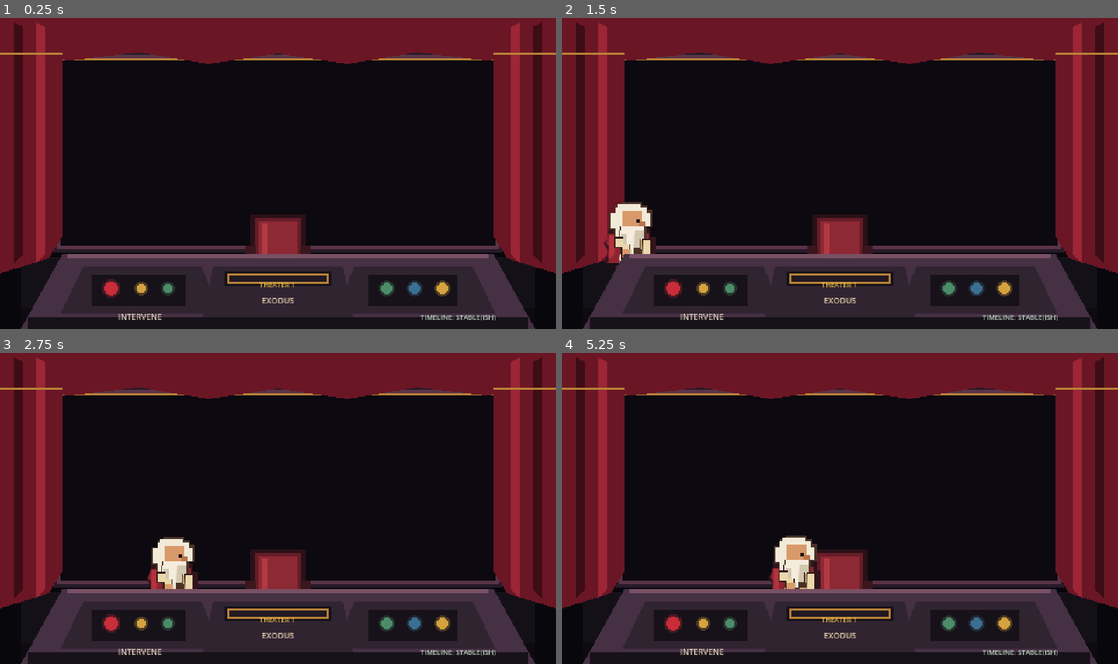
Above: before the commit, frames 1-4 (two rows, left to right).
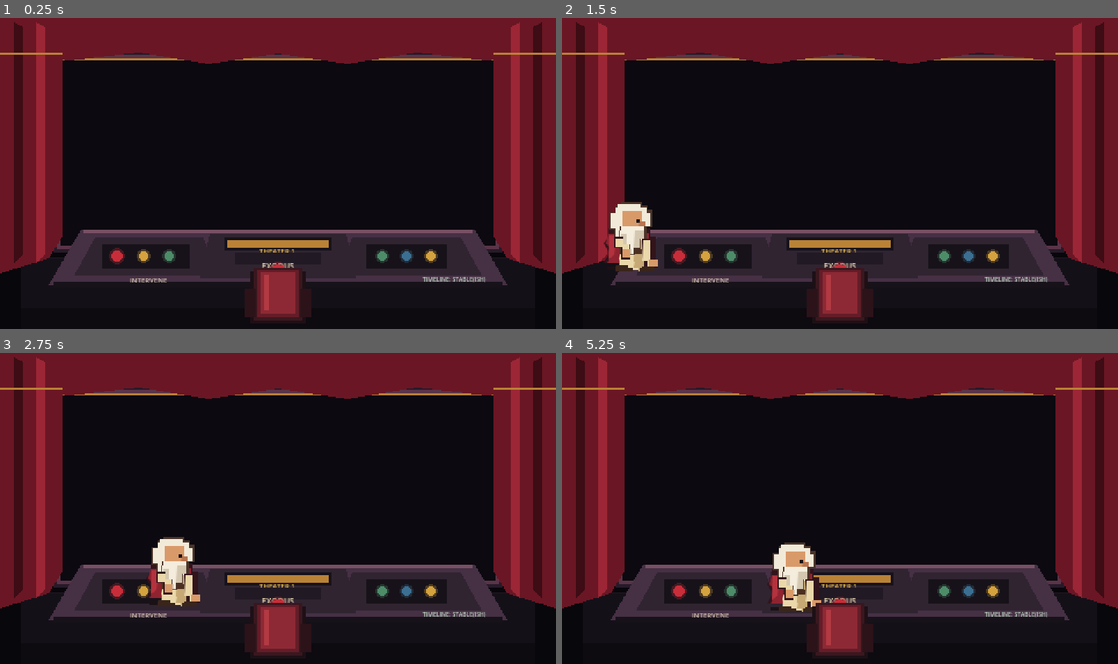
Above: after the commit, the same moments.

Repository: badmrfrosty313/the-bible-sort-of
Game: Godot game, scene res://scenes/theater/theater.tscn
The game is run twice, just before and just after one commit, with the same random seed, the same clock (stepped at 60 frames per second) and the same inputs.
Inputs:
- Up to frame 1 (0.25 s): no input
- Up to frame 2 (1.5 s): no input
- Up to frame 3 (2.75 s): no input
- Up to frame 4 (5.25 s): tap Enter at 4.25 s

The runs differ from the first frame. In frame 1, 17% of the frame differs, in the area x 3-97%, y 63-100%; in frame 2, 17%; in frame 3, 16%; in frame 4, 17%, in the area x 3-97%, y 58-100%.

Commit message:
Rebuild theater depth: console in front of Father, chair behind camera side

Diff:
--- a/scenes/theater/theater.gd
+++ b/scenes/theater/theater.gd
@@ -16,7 +16,6 @@
 const COLOR_CONSOLE_EDGE := Color("#785064")
 const COLOR_CONSOLE_DARK := Color("#171219")
 const COLOR_BUTTON_RED := Color("#C92D39")
-const COLOR_BUTTON_RED_DARK := Color("#731A24")
 const COLOR_BUTTON_GOLD := Color("#D4A23E")
 const COLOR_BUTTON_GREEN := Color("#4D8C69")
 const COLOR_BUTTON_BLUE := Color("#3B6F91")
@@ -27,6 +26,7 @@
 var stage_content: Node2D
 var theater_character_layer: Node2D
 var theater_foreground_layer: Node2D
+var chair_layer: Node2D
 var father_anchor: Marker2D
 var left_entrance: Marker2D
 var right_entrance: Marker2D
@@ -55,21 +55,21 @@
 	_build_father_dialogue()
 
 func _build_background() -> void:
-	_rect_poly(self, COLOR_BACKGROUND, Rect2(0, 0, 480, 270))
-	_rect_poly(self, COLOR_WALL, Rect2(18, 16, 444, 238))
-	_rect_poly(self, Color("#241825"), Rect2(18, 206, 444, 3))
-	_rect_poly(self, Color("#0D0A10"), Rect2(18, 252, 444, 18))
+	_rect_poly(self, COLOR_BACKGROUND, Rect2(0,0,480,270))
+	_rect_poly(self, COLOR_WALL, Rect2(18,16,444,238))
+	_rect_poly(self, Color("#241825"), Rect2(18,206,444,3))
+	_rect_poly(self, Color("#0D0A10"), Rect2(18,252,444,18))
 
 func _build_stage() -> void:
 	var stage := Node2D.new()
 	stage.name = "Stage"
 	stage.z_index = 0
 	add_child(stage)
-	_rect_poly(stage, Color("#08070B"), Rect2(42, 26, 396, 182))
-	_rect_poly(stage, COLOR_STAGE_FRAME, Rect2(46, 30, 388, 174))
-	_rect_poly(stage, COLOR_STAGE_EDGE, Rect2(49, 33, 382, 168))
-	_rect_poly(stage, Color("#0C0910"), Rect2(52, 36, 376, 162))
-	_rect_poly(stage, COLOR_STAGE_GOLD, Rect2(52, 36, 376, 2))
+	_rect_poly(stage,Color("#08070B"),Rect2(42,26,396,182))
+	_rect_poly(stage,COLOR_STAGE_FRAME,Rect2(46,30,388,174))
+	_rect_poly(stage,COLOR_STAGE_EDGE,Rect2(49,33,382,168))
+	_rect_poly(stage,Color("#0C0910"),Rect2(52,36,376,162))
+	_rect_poly(stage,COLOR_STAGE_GOLD,Rect2(52,36,376,2))
 	stage_content = Node2D.new()
 	stage_content.name = "StageContent"
 	stage_content.z_index = 1
@@ -81,16 +81,26 @@
 	curtains.z_index = 5
 	add_child(curtains)
 	_build_curtains(curtains)
+
+	# Physical room order, back to front: SCREEN -> CONSOLE -> FATHER -> CHAIR -> CAMERA.
+	# This is intentional. Father must overlap the near edge of the console,
+	# while the plain chair overlaps only his lower body. No controls live on the chair.
+	theater_foreground_layer = Node2D.new()
+	theater_foreground_layer.name = "ConsoleLayer"
+	theater_foreground_layer.z_index = 7
+	add_child(theater_foreground_layer)
+	_build_control_desk(theater_foreground_layer)
+
 	theater_character_layer = Node2D.new()
 	theater_character_layer.name = "TheaterCharacters"
-	theater_character_layer.z_index = 8
+	theater_character_layer.z_index = 10
 	add_child(theater_character_layer)
-	_build_father_chair(theater_character_layer)
-	theater_foreground_layer = Node2D.new()
-	theater_foreground_layer.name = "TheaterForeground"
-	theater_foreground_layer.z_index = 12
-	add_child(theater_foreground_layer)
-	_build_control_desk(theater_foreground_layer)
+
+	chair_layer = Node2D.new()
+	chair_layer.name = "ChairLayer"
+	chair_layer.z_index = 11
+	add_child(chair_layer)
+	_build_father_chair(chair_layer)
 
 func _build_curtains(parent: Node2D) -> void:
 	var left := Polygon2D.new()
@@ -118,58 +128,69 @@
 		mirror.position = Vector2(480,0)
 		mirror.scale = Vector2(-1,1)
 		parent.add_child(mirror)
-	_rect_poly(parent, COLOR_STAGE_GOLD, Rect2(0,31,54,2))
-	_rect_poly(parent, COLOR_STAGE_GOLD, Rect2(426,31,54,2))
+	_rect_poly(parent,COLOR_STAGE_GOLD,Rect2(0,31,54,2))
+	_rect_poly(parent,COLOR_STAGE_GOLD,Rect2(426,31,54,2))
 
 func _build_father_chair(parent: Node2D) -> void:
+	# Plain chair, camera-side of Father. Absolutely no labels or controls here.
 	var chair := Node2D.new()
 	chair.name = "FatherChair"
-	chair.z_index = -1
 	parent.add_child(chair)
-	_rect_poly(chair, Color("#2A1117"), Rect2(216,171,48,46))
-	_rect_poly(chair, Color("#661D27"), Rect2(220,174,40,42))
-	_rect_poly(chair, Color("#8D2934"), Rect2(223,177,34,36))
-	_rect_poly(chair, Color("#B23A43"), Rect2(226,179,5,31))
-	_rect_poly(chair, Color("#3B171D"), Rect2(212,198,9,19))
-	_rect_poly(chair, Color("#3B171D"), Rect2(259,198,9,19))
+	_rect_poly(chair,Color("#1D1015"),Rect2(216,220,48,45))
+	_rect_poly(chair,Color("#3A171F"),Rect2(219,217,42,46))
+	_rect_poly(chair,Color("#641D28"),Rect2(222,219,36,41))
+	_rect_poly(chair,Color("#8D2934"),Rect2(225,221,30,36))
+	_rect_poly(chair,Color("#B23A43"),Rect2(228,223,4,31))
+	_rect_poly(chair,Color("#2B1319"),Rect2(211,235,10,25))
+	_rect_poly(chair,Color("#2B1319"),Rect2(259,235,10,25))
 
 func _build_control_desk(parent: Node2D) -> void:
 	var desk := Node2D.new()
 	desk.name = "ControlDesk"
 	parent.add_child(desk)
+
+	# Console is physically BETWEEN Father and the stage. Its surface recedes
+	# toward the screen. Father will overlap its near edge when seated.
 	var surface := Polygon2D.new()
 	surface.color = COLOR_CONSOLE_TOP
-	surface.polygon = PackedVector2Array([Vector2(54,205),Vector2(426,205),Vector2(462,270),Vector2(18,270)])
+	surface.polygon = PackedVector2Array([Vector2(70,184),Vector2(410,184),Vector2(438,232),Vector2(42,232)])
 	desk.add_child(surface)
-	_rect_poly(desk, COLOR_CONSOLE_EDGE, Rect2(58,205,364,4))
-	_rect_poly(desk, COLOR_CONSOLE_DARK, Rect2(24,260,432,10))
+	_rect_poly(desk,COLOR_CONSOLE_EDGE,Rect2(72,184,336,3))
+	_rect_poly(desk,COLOR_CONSOLE_DARK,Rect2(46,229,388,5))
+
 	var left_bank := Polygon2D.new()
 	left_bank.color = COLOR_CONSOLE
-	left_bank.polygon = PackedVector2Array([Vector2(72,216),Vector2(174,216),Vector2(191,257),Vector2(52,257)])
+	left_bank.polygon = PackedVector2Array([Vector2(82,191),Vector2(176,191),Vector2(187,224),Vector2(64,224)])
 	desk.add_child(left_bank)
-	_rect_poly(desk, COLOR_CONSOLE_DARK, Rect2(79,223,81,27))
-	_create_light(desk,Vector2(96,235),6,COLOR_BUTTON_RED)
-	_create_light(desk,Vector2(122,235),4,COLOR_BUTTON_GOLD)
-	_create_light(desk,Vector2(145,235),4,COLOR_BUTTON_GREEN)
-	_add_console_label(desk,"INTERVENE",Vector2(78,248),Vector2(85,9),7,Color("#D9C8B5"))
+	_rect_poly(desk,COLOR_CONSOLE_DARK,Rect2(88,197,76,21))
+	_create_light(desk,Vector2(101,207),5,COLOR_BUTTON_RED)
+	_create_light(desk,Vector2(124,207),4,COLOR_BUTTON_GOLD)
+	_create_light(desk,Vector2(146,207),4,COLOR_BUTTON_GREEN)
+	_add_console_label(desk,"INTERVENE",Vector2(86,216),Vector2(80,7),6,Color("#D9C8B5"))
+
 	var right_bank := Polygon2D.new()
 	right_bank.color = COLOR_CONSOLE
-	right_bank.polygon = PackedVector2Array([Vector2(306,216),Vector2(408,216),Vector2(428,257),Vector2(289,257)])
+	right_bank.polygon = PackedVector2Array([Vector2(304,191),Vector2(398,191),Vector2(416,224),Vector2(293,224)])
 	desk.add_child(right_bank)
-	_rect_poly(desk, COLOR_CONSOLE_DARK, Rect2(318,223,77,27))
-	_create_light(desk,Vector2(334,235),5,COLOR_BUTTON_GREEN)
-	_create_light(desk,Vector2(358,235),5,COLOR_BUTTON_BLUE)
-	_create_light(desk,Vector2(382,235),5,COLOR_BUTTON_GOLD)
-	_add_console_label(desk,"TIMELINE: STABLE(ISH)",Vector2(309,248),Vector2(99,9),6,Color("#BFD6C4"))
+	_rect_poly(desk,COLOR_CONSOLE_DARK,Rect2(316,197,70,21))
+	_create_light(desk,Vector2(330,207),4,COLOR_BUTTON_GREEN)
+	_create_light(desk,Vector2(351,207),4,COLOR_BUTTON_BLUE)
+	_create_light(desk,Vector2(372,207),4,COLOR_BUTTON_GOLD)
+	_add_console_label(desk,"TIMELINE: STABLE(ISH)",Vector2(306,216),Vector2(92,7),5,Color("#BFD6C4"))
+
+	# Center controls are on the SAME physical surface as the side banks,
+	# farther from the camera than Father. When Father sits at x=240 his body
+	# intentionally hides most of these controls. When he stands, they are revealed.
 	var center_bank := Polygon2D.new()
 	center_bank.color = COLOR_CONSOLE
-	center_bank.polygon = PackedVector2Array([Vector2(184,216),Vector2(296,216),Vector2(305,260),Vector2(175,260)])
+	center_bank.polygon = PackedVector2Array([Vector2(181,188),Vector2(299,188),Vector2(307,226),Vector2(173,226)])
 	desk.add_child(center_bank)
-	_rect_poly(desk,Color("#17121A"),Rect2(194,220,92,13))
-	_rect_poly(desk,COLOR_STAGE_GOLD,Rect2(196,222,88,9))
-	_rect_poly(desk,Color("#211923"),Rect2(198,224,84,5))
-	_add_console_label(desk,"THEATER 1",Vector2(198,220),Vector2(84,11),6,COLOR_TEXT_GOLD)
-	_add_console_label(desk,"EXODUS",Vector2(207,234),Vector2(66,10),7,Color("#E7D6B1"))
+	_rect_poly(desk,Color("#17121A"),Rect2(194,191,92,11))
+	_rect_poly(desk,COLOR_STAGE_GOLD,Rect2(196,193,88,7))
+	_add_console_label(desk,"THEATER 1",Vector2(198,191),Vector2(84,10),6,COLOR_TEXT_GOLD)
+	_rect_poly(desk,Color("#211923"),Rect2(203,204,74,10))
+	_add_console_label(desk,"EXODUS",Vector2(205,204),Vector2(70,10),7,Color("#E7D6B1"))
+	_create_light(desk,Vector2(240,220),6,COLOR_BUTTON_RED)
 
 func _add_console_label(parent: Node,text: String,pos: Vector2,label_size: Vector2,font_size: int,color: Color) -> void:
 	var label := Label.new()
@@ -182,7 +203,7 @@
 	label.add_theme_color_override("font_color",color)
 	parent.add_child(label)
 
-func _create_light(parent: Node2D, center: Vector2, radius: float, color: Color) -> void:
+func _create_light(parent: Node2D,center: Vector2,radius: float,color: Color) -> void:
 	var rim := Polygon2D.new()
 	var rim_color := color
 	rim_color.a = 0.28
@@ -219,7 +240,9 @@
 	left_entrance = _marker("LeftEntrance",Vector2(-24,218))
 	right_entrance = _marker("RightEntrance",Vector2(504,218))
 	father_anchor = _marker("FatherStanding",Vector2(188,218))
-	seat_anchor = _marker("FatherSeat",Vector2(240,216))
+	# Seated Father is camera-side of the console. His sprite overlaps the near
+	# console edge and hides the center controls, proving the room geometry.
+	seat_anchor = _marker("FatherSeat",Vector2(240,238))
 	episode_portal = _marker("EpisodePortal",Vector2(420,218))
 
 func _marker(node_name: String,pos: Vector2) -> Marker2D:
